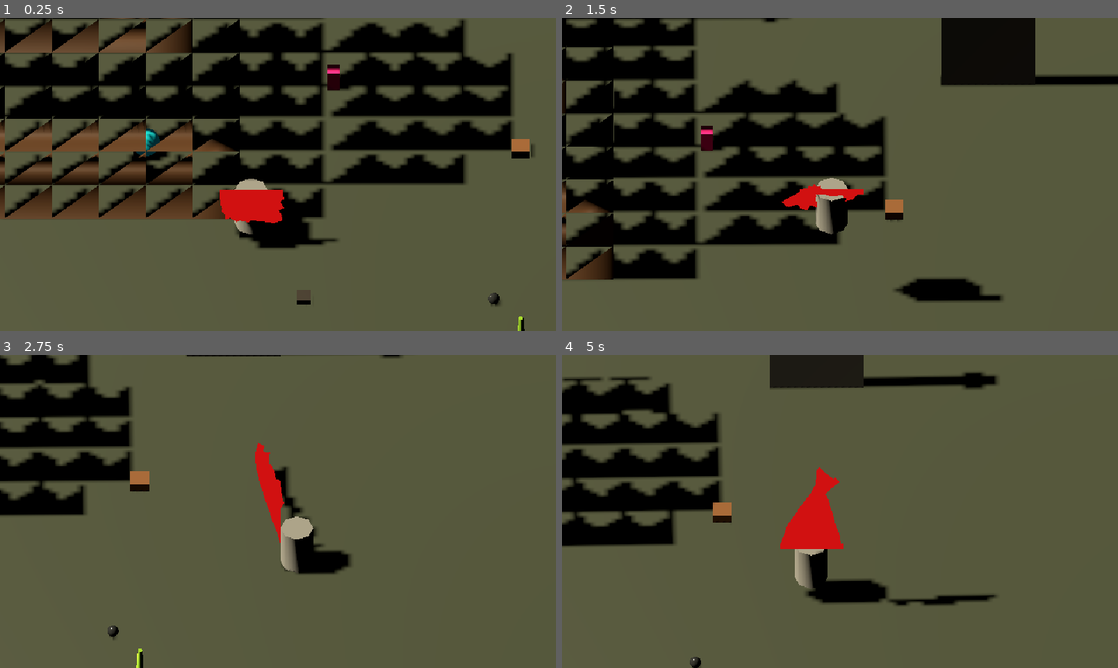
Above: before the commit, frames 1-4 (two rows, left to right).
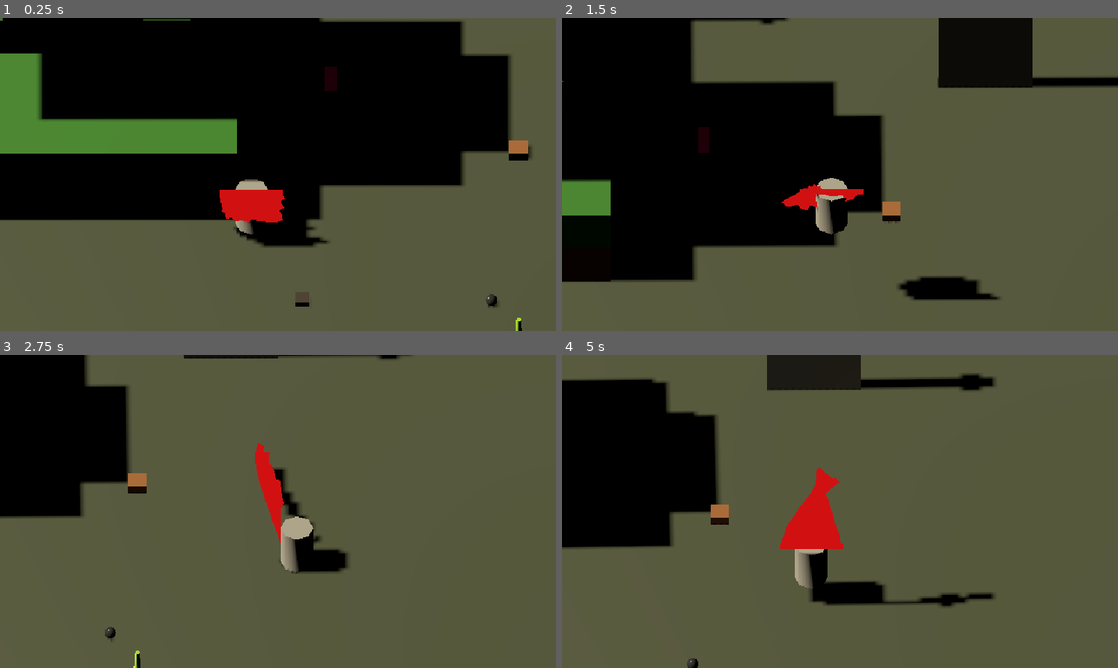
Above: after the commit, the same moments.

Repository: ahmadmuteen64-droid/Ashfall
Game: Godot game, scene res://scenes/world/main.tscn
Two runs of this game, one before a commit and one after it. Both use one fixed random seed, a clock stepped at 60 frames per second and the inputs below.
Inputs (mouse positions are in pixels of both pictures, inside the frame that each line leads up to):
- Up to frame 1 (0.25 s): no input
- Up to frame 2 (1.5 s): tap Enter at 0.5 s; move the mouse to (962, 158) at 0.52 s; hold D (move_right) 0.53-1.25 s; hold E (interact) 0.53-1.25 s; click (962, 158) at 0.67 s; tap Space (jump) at 0.77 s; drag from (728, 190) to (812, 237) at 1.27 s
- Up to frame 3 (2.75 s): move the mouse to (333, 442) at 2.02 s; hold D (move_right) from 2.03 s (still down); hold Shift (sprint) from 2.03 s (still down)
- Up to frame 4 (5 s): release D (move_right) at 2.75 s; release Shift (sprint) at 2.75 s; drag from (812, 574) to (673, 464) at 2.77 s; move the mouse to (1006, 558) at 3.52 s; hold A (move_left) 3.53-4.25 s; hold E (interact) 3.53-4.25 s; tap Space (jump) at 3.77 s; drag from (673, 464) to (756, 433) at 4.27 s

The runs differ from the first frame. In frame 1, 31% of the frame differs, in the area x 0-96%, y 0-100%; in frame 2, 17%; in frame 3, 5.1%; in frame 4, 6.7%.

Commit message:
fix: individual voxel cubes via MultiMesh — no more merged sheets
- Each voxel rendered as distinct 1x1x1 cube via MultiMeshInstance3D
- One MultiMesh per material per chunk (72 total, 8400 cubes)
- Collision via merged-face trimesh for raycast targeting + walking
- Per-voxel health in grid, removal on destruction, debris spawning
- Fixed type table index alignment (removed double-null insert)
- Correct CCW face winding for all 6 directions

Co-Authored-By: Claude <noreply@anthropic.com>

Diff:
--- a/scenes/world/voxel_chunk.tscn
+++ b/scenes/world/voxel_chunk.tscn
@@ -5,8 +5,6 @@
 [node name="VoxelChunk" type="Node3D" unique_id=91516058]
 script = ExtResource("1_d737i")
 
-[node name="MeshInstance3D" type="MeshInstance3D" parent="." unique_id=875268777]
-
 [node name="StaticBody3D" type="StaticBody3D" parent="." unique_id=966473308]
 
 [node name="CollisionShape3D" type="CollisionShape3D" parent="StaticBody3D" unique_id=778023958]
--- a/scripts/systems/voxel_chunk.gd
+++ b/scripts/systems/voxel_chunk.gd
@@ -1,27 +1,28 @@
 class_name VoxelChunk
 extends Node3D
-## 16x16x16 voxel chunk with mesh generation, trimesh collision, and per-voxel health.
+## Chunk of individual 1×1×1 voxel cubes. One MultiMeshInstance3D per material.
+## Each voxel is a distinct cube — visible as individual pixels at game resolution.
 
 const CHUNK_SIZE: int = 16
-const VOXEL_SIZE: float = 1.0
 
 var grid: PackedInt32Array = []
 var health_grid: PackedFloat32Array = []
 var _type_table: Array = []
-
-@onready var _mesh_instance: MeshInstance3D = $MeshInstance3D
+var _multimesh_by_material: Dictionary = {}  ## material_path -> MultiMeshInstance3D
+var _transforms_by_material: Dictionary = {}  ## material_path -> Array[Transform3D]
+
 @onready var _static_body: StaticBody3D = $StaticBody3D
 @onready var _collision_shape: CollisionShape3D = $StaticBody3D/CollisionShape3D
 
 
 func _ready() -> void:
 	if grid.size() == 0:
-		_init_empty_grid()
+		_init_empty()
 	if not Engine.is_editor_hint():
 		rebuild()
 
 
-func _init_empty_grid() -> void:
+func _init_empty() -> void:
 	var total: int = CHUNK_SIZE * CHUNK_SIZE * CHUNK_SIZE
 	grid.resize(total)
 	health_grid.resize(total)
@@ -38,14 +39,12 @@
 
 
 func get_voxel(x: int, y: int, z: int) -> int:
-	if not is_in_bounds(x, y, z):
-		return 0
+	if not is_in_bounds(x, y, z): return 0
 	return grid[_idx(x, y, z)]
 
 
 func set_voxel(x: int, y: int, z: int, type_id: int, health: float = -1.0) -> void:
-	if not is_in_bounds(x, y, z):
-		return
+	if not is_in_bounds(x, y, z): return
 	var i: int = _idx(x, y, z)
 	grid[i] = type_id
 	if health < 0 and type_id > 0 and type_id < _type_table.size():
@@ -56,15 +55,12 @@
 
 
 func damage_voxel(x: int, y: int, z: int, amount: float, tool: String = "") -> bool:
-	if not is_in_bounds(x, y, z):
-		return false
+	if not is_in_bounds(x, y, z): return false
 	var i: int = _idx(x, y, z)
-	var type_id: int = grid[i]
-	if type_id <= 0:
-		return false
-	var vt: VoxelType = _type_table[type_id] if type_id < _type_table.size() else null
-	if vt and vt.is_ground:
-		return false
+	var tid: int = grid[i]
+	if tid <= 0: return false
+	var vt: VoxelType = _type_table[tid] if tid < _type_table.size() else null
+	if vt and vt.is_ground: return false
 	health_grid[i] -= amount
 	if health_grid[i] <= 0.0:
 		grid[i] = 0
@@ -105,77 +101,104 @@
 
 func register_types(types: Array) -> void:
 	_type_table = types.duplicate()
-	_type_table.insert(0, null)
-
-
+
+
+## Rebuild all MultiMesh renders + collision from current grid.
 func rebuild() -> void:
+	# Clear old multimesh nodes
+	for child in _multimesh_by_material.values():
+		child.queue_free()
+	_multimesh_by_material.clear()
+	_transforms_by_material.clear()
+
+	# Collect transforms per material
+	var box: BoxMesh = BoxMesh.new()
+	box.size = Vector3(1.0, 1.0, 1.0)
+
+	for x in range(CHUNK_SIZE):
+		for y in range(CHUNK_SIZE):
+			for z in range(CHUNK_SIZE):
+				var tid: int = get_voxel(x, y, z)
+				if tid <= 0: continue
+				var vt: VoxelType = _type_table[tid] if tid < _type_table.size() else null
+				if not vt or not vt.material: continue
+				var mat_path: String = vt.material.resource_path
+				if mat_path.is_empty(): continue
+				if not _transforms_by_material.has(mat_path):
+					_transforms_by_material[mat_path] = Array()
+				var t: Transform3D = Transform3D(Basis(), Vector3(float(x) + 0.5, float(y) + 0.5, float(z) + 0.5))
+				_transforms_by_material[mat_path].append(t)
+
+	# Create MultiMeshInstance3D per material
+	for mat_path in _transforms_by_material:
+		var transforms: Array = _transforms_by_material[mat_path]
+		if transforms.size() == 0: continue
+
+		var mm: MultiMesh = MultiMesh.new()
+		mm.transform_format = MultiMesh.TRANSFORM_3D
+		mm.mesh = box
+		mm.instance_count = transforms.size()
+		for i in range(transforms.size()):
+			mm.set_instance_transform(i, transforms[i])
+
+		var mmi: MultiMeshInstance3D = MultiMeshInstance3D.new()
+		mmi.name = "MM_%s" % mat_path.get_file().get_basename()
+		mmi.multimesh = mm
+		mmi.material_override = load(mat_path)
+		mmi.cast_shadow = GeometryInstance3D.SHADOW_CASTING_SETTING_ON
+		add_child(mmi)
+		_multimesh_by_material[mat_path] = mmi
+
+	# Collision: trimesh from combined mesh
+	_update_collision()
+
+
+func _update_collision() -> void:
+	if _multimesh_by_material.is_empty():
+		_collision_shape.shape = null
+		return
+
+	# Build collision from merged visible faces (efficient) — not per-voxel
 	var st: SurfaceTool = SurfaceTool.new()
 	st.begin(Mesh.PRIMITIVE_TRIANGLES)
+
 	for x in range(CHUNK_SIZE):
 		for y in range(CHUNK_SIZE):
 			for z in range(CHUNK_SIZE):
-				var type_id: int = get_voxel(x, y, z)
-				if type_id > 0:
-					_add_voxel_faces(st, x, y, z, type_id)
+				var tid: int = get_voxel(x, y, z)
+				if tid <= 0: continue
+				var vt: VoxelType = _type_table[tid] if tid < _type_table.size() else null
+				if not vt or vt.is_ground: continue
+				st.set_material(null)
+				_add_collision_faces(st, x, y, z)
+
 	st.generate_normals()
-	# Skip tangents: solid-color voxel faces with UVs set don't need them
 	var mesh: ArrayMesh = st.commit()
-	if mesh:
-		_mesh_instance.mesh = mesh
-		_mesh_instance.visible = true
+	if mesh and mesh.get_surface_count() > 0:
 		_collision_shape.shape = mesh.create_trimesh_shape()
 	else:
-		_mesh_instance.visible = false
 		_collision_shape.shape = null
 
 
-func _add_voxel_faces(st: SurfaceTool, x: int, y: int, z: int, type_id: int) -> void:
-	var vt: VoxelType = _type_table[type_id] if type_id < _type_table.size() else null
-	if not vt or not vt.material:
-		return
-	st.set_material(vt.material)
+func _add_collision_faces(st: SurfaceTool, x: int, y: int, z: int) -> void:
 	# +X, -X, +Y, -Y, +Z, -Z
-	_add_face(st, x, y, z, 1, 0, 0)
-	_add_face(st, x, y, z, -1, 0, 0)
-	_add_face(st, x, y, z, 0, 1, 0)
-	_add_face(st, x, y, z, 0, -1, 0)
-	_add_face(st, x, y, z, 0, 0, 1)
-	_add_face(st, x, y, z, 0, 0, -1)
-
-
-func _add_face(st: SurfaceTool, x: int, y: int, z: int, nx: int, ny: int, nz: int) -> void:
-	var neighbor: int = get_voxel(x + nx, y + ny, z + nz)
-	if neighbor > 0:
-		return  # Face is hidden
-	var normal: Vector3 = Vector3(float(nx), float(ny), float(nz))
-	var origin: Vector3 = Vector3(float(x), float(y), float(z))
-	var tangent: Vector3
-	var bitangent: Vector3
-	if abs(nx) > 0:
-		tangent = Vector3(0, 0, 1)
-		bitangent = Vector3(0, 1, 0)
-	elif abs(ny) > 0:
-		tangent = Vector3(1, 0, 0)
-		bitangent = Vector3(0, 0, 1)
-	else:
-		tangent = Vector3(1, 0, 0)
-		bitangent = Vector3(0, 1, 0)
-	# Offset to voxel face
-	var face_origin: Vector3 = origin
-	if nx > 0:
-		face_origin.x += 1.0
-	if ny > 0:
-		face_origin.y += 1.0
-	if nz > 0:
-		face_origin.z += 1.0
-	var v0: Vector3 = face_origin
-	var v1: Vector3 = face_origin + tangent
-	var v2: Vector3 = face_origin + tangent + bitangent
-	var v3: Vector3 = face_origin + bitangent
-	st.set_normal(normal)
-	st.add_vertex(v3)
-	st.add_vertex(v2)
-	st.add_vertex(v0)
-	st.add_vertex(v3)
-	st.add_vertex(v0)
-	st.add_vertex(v1)
+	var dirs: Array[Vector3i] = [Vector3i(1,0,0), Vector3i(-1,0,0), Vector3i(0,1,0), Vector3i(0,-1,0), Vector3i(0,0,1), Vector3i(0,0,-1)]
+	for d in dirs:
+		var nx: int = x + d.x; var ny: int = y + d.y; var nz: int = z + d.z
+		if get_voxel(nx, ny, nz) > 0: continue
+		var verts: Array[Vector3] = _face_verts(x, y, z, d.x, d.y, d.z)
+		st.set_normal(Vector3(float(d.x), float(d.y), float(d.z)))
+		st.add_vertex(verts[0]); st.add_vertex(verts[1]); st.add_vertex(verts[2])
+		st.add_vertex(verts[0]); st.add_vertex(verts[2]); st.add_vertex(verts[3])
+
+
+func _face_verts(x: int, y: int, z: int, nx: int, ny: int, nz: int) -> Array[Vector3]:
+	var fx: float = float(x); var fy: float = float(y); var fz: float = float(z)
+	match [nx, ny, nz]:
+		[1, 0, 0]:   return [Vector3(fx+1,fy,fz),  Vector3(fx+1,fy+1,fz),  Vector3(fx+1,fy+1,fz+1),  Vector3(fx+1,fy,fz+1)]
+		[-1, 0, 0]:  return [Vector3(fx,fy,fz+1),  Vector3(fx,fy+1,fz+1),  Vector3(fx,fy+1,fz),  Vector3(fx,fy,fz)]
+		[0, 1, 0]:   return [Vector3(fx,fy+1,fz),  Vector3(fx+1,fy+1,fz),  Vector3(fx+1,fy+1,fz+1),  Vector3(fx,fy+1,fz+1)]
+		[0, -1, 0]:  return [Vector3(fx,fy,fz+1),  Vector3(fx+1,fy,fz+1),  Vector3(fx+1,fy,fz),  Vector3(fx,fy,fz)]
+		[0, 0, 1]:   return [Vector3(fx,fy,fz+1),  Vector3(fx,fy+1,fz+1),  Vector3(fx+1,fy+1,fz+1),  Vector3(fx+1,fy,fz+1)]
+		[0, 0, -1]:  return [Vector3(fx+1,fy,fz),  Vector3(fx+1,fy+1,fz),  Vector3(fx,fy+1,fz),  Vector3(fx,fy,fz)]
+		_: return []
